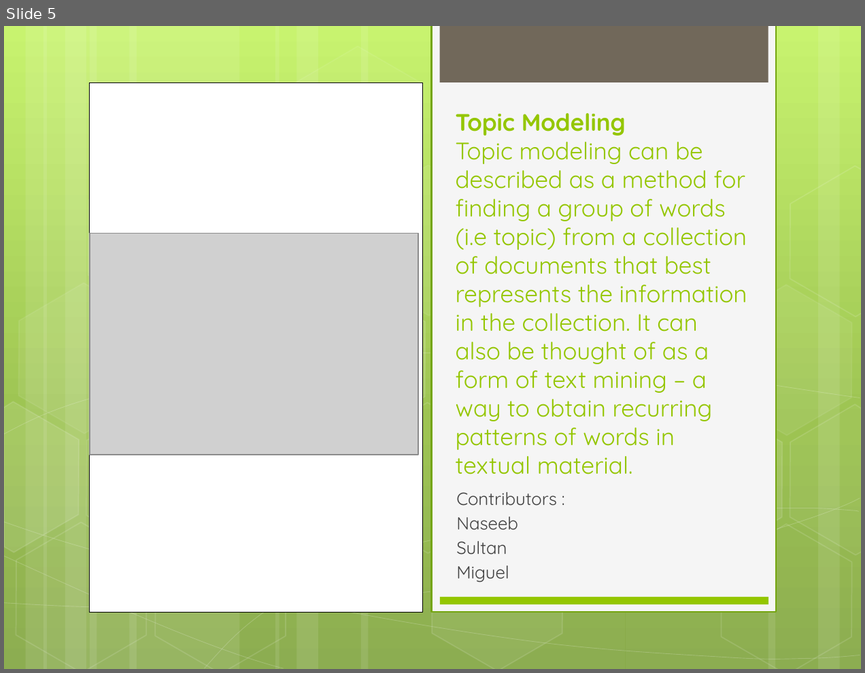
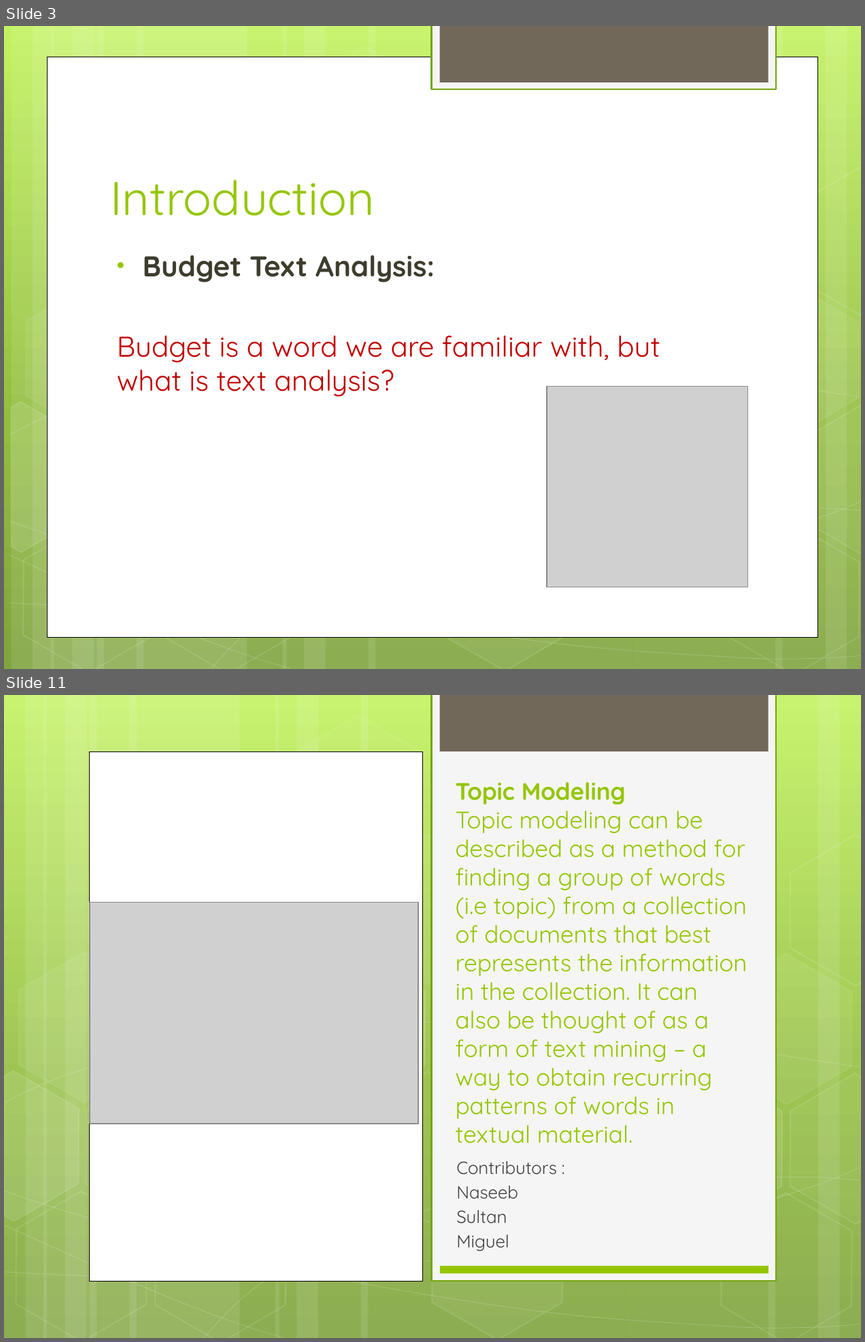
Before and after one commit to UNCG-CSE/Budget_Text_Analysis, a slide deck: doc/Project Review 1.pptx. Shown one above the other, each under a label of ours: slide 5 before the commit, slides 3 and 11 after it; the slides between them are not shown. The pictures are 865x673 and 865x1342 pixels, drawn with LibreOffice and Linux fonts; fonts in the diff are those of the drawing; grey boxes stand for pictures. Boxes give left, top, right and bottom in pixels: in the first picture for what was removed or moved away, otherwise in the second. Text is boxed around its words. In the diff, an @@ line names an element or a change of style, - is before the commit and + after.

```diff
--- a/doc/Project Review 1.pptx
+++ b/doc/Project Review 1.pptx
@@ slide 3 added at [4, 26, 861, 669], background gradient #C3F35F to #93BF3F to #81A53E; not listed: 1 template element that a slide beside it also shows @@
@@ rectangle added at [432, 26, 776, 89], fill #F5F5F5, outline #74A510 1.25 pt @@
@@ rectangle added at [47, 57, 818, 636], fill #FFFFFF, outline #000000 0.5 pt @@
@@ group added at [4, 26, 861, 669]: 12 rectangles, 8 freeform shapes, 8 hexagons @@
@@ title added at [110, 180, 374, 216], 40 pt, text #94C600 @@
+Introduction
@@ text added at [117, 255, 660, 397], 24 pt, text #C00000 @@
+• Budget Text Analysis:
+Budget is a word we are familiar with, but what is text analysis?
@@ picture added at [547, 386, 747, 586] @@
@@ what was slide 5 is now slide 11 @@
```
Also in this commit, not shown: 5 slides changed, 6 other slides added.
